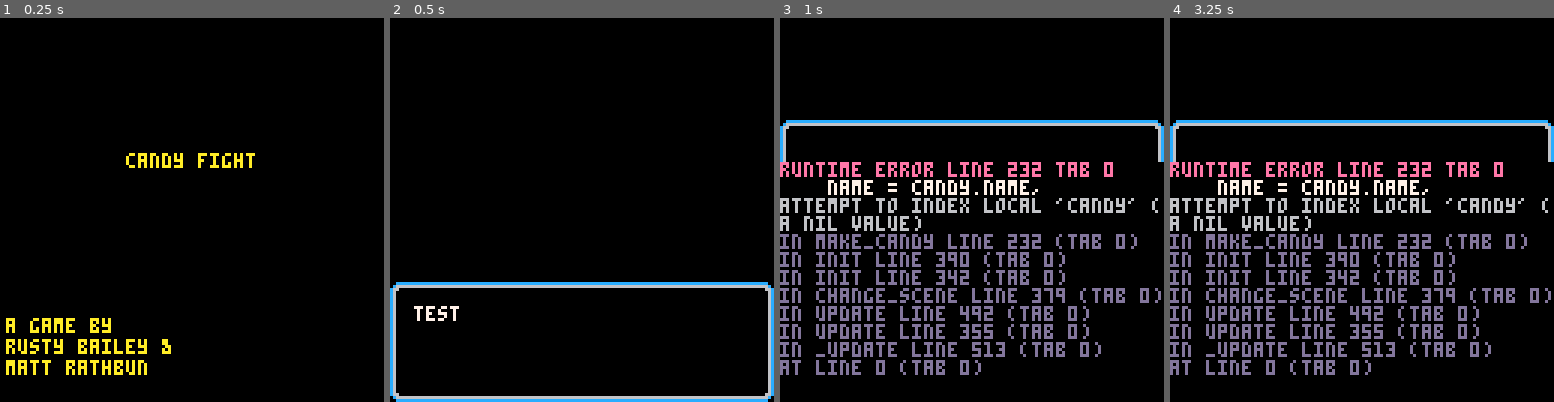
Above: before the commit, frames 1-4 (left to right).
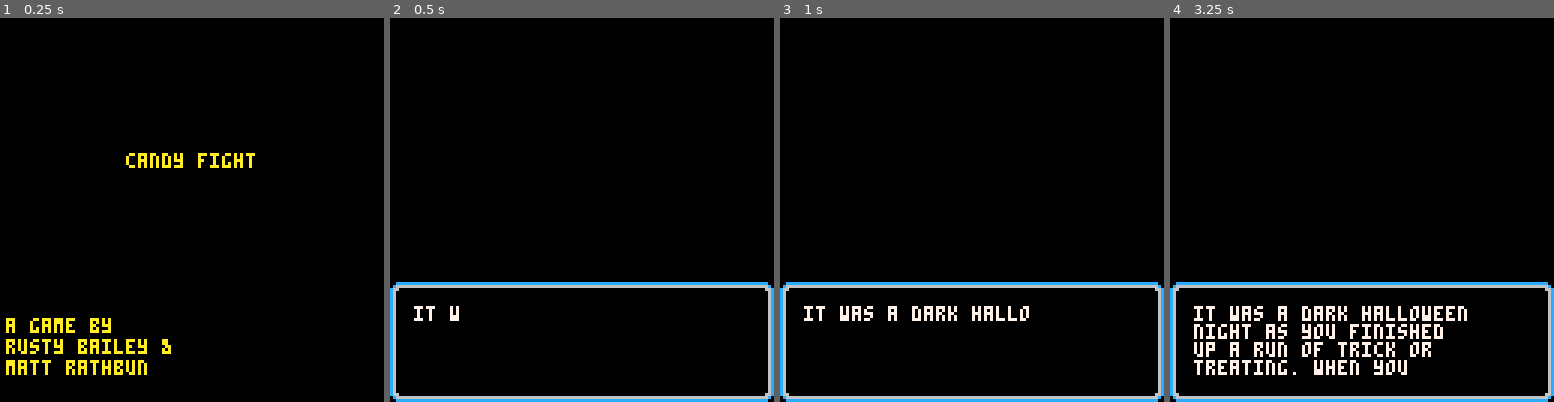
Above: after the commit, the same moments.

Repository: rustybailey/candy-fight
Game: PICO-8 cartridge game.p8
Same seed, same stepped clock (60 frames per second), same inputs: the game is played once before the commit and once after it.
Inputs:
- Up to frame 1 (0.25 s): no input
- Up to frame 2 (0.5 s): tap O (Z key) at 0.33 s
- Up to frame 3 (1 s): tap O (Z key) at 0.7 s
- Up to frame 4 (3.25 s): tap O (Z key) at 1.43, 2.22, 3.1 s; hold Down 2.42-2.82 s

Frame 1 is identical in both runs. In frame 2, 0.2% of the frame differs, in the area x 6-18%, y 75-79%; in frame 3, 19%; in frame 4, 21%, in the area x 0-100%, y 26-100%.
Error before the commit: runtime error line 232 tab 0; name = candy.name,; attempt to index local 'candy' (a nil value)

Commit message:
Put back intro text

Diff:
--- a/game.p8
+++ b/game.p8
@@ -488,8 +488,8 @@
   init = function(self)
     self:add(dialog)
     -- local message = "it was a dark halloween night as you finished up a run of trick or treating. when you arrive ho …(240 unchanged characters)…
-    -- local message = "it was a dark halloween …(277 unchanged characters)…
-    local message = "test"
+    local message = "it was a dark halloween …(277 unchanged characters)…
+    -- local message = "test"
     dialog:trigger(message, false)
   end,
   update = function(self)
